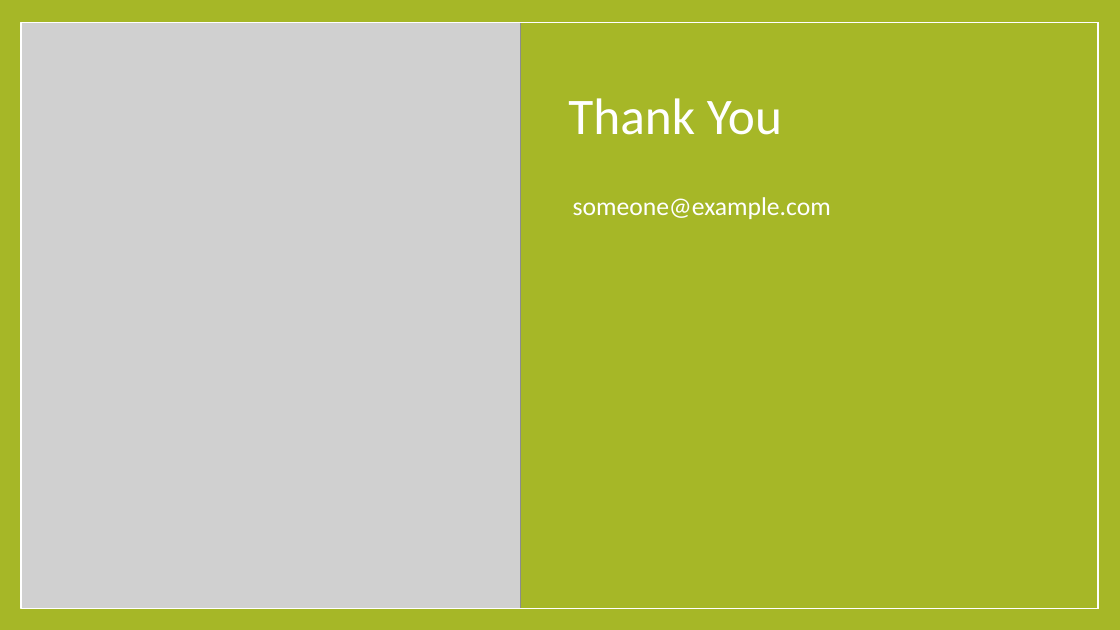
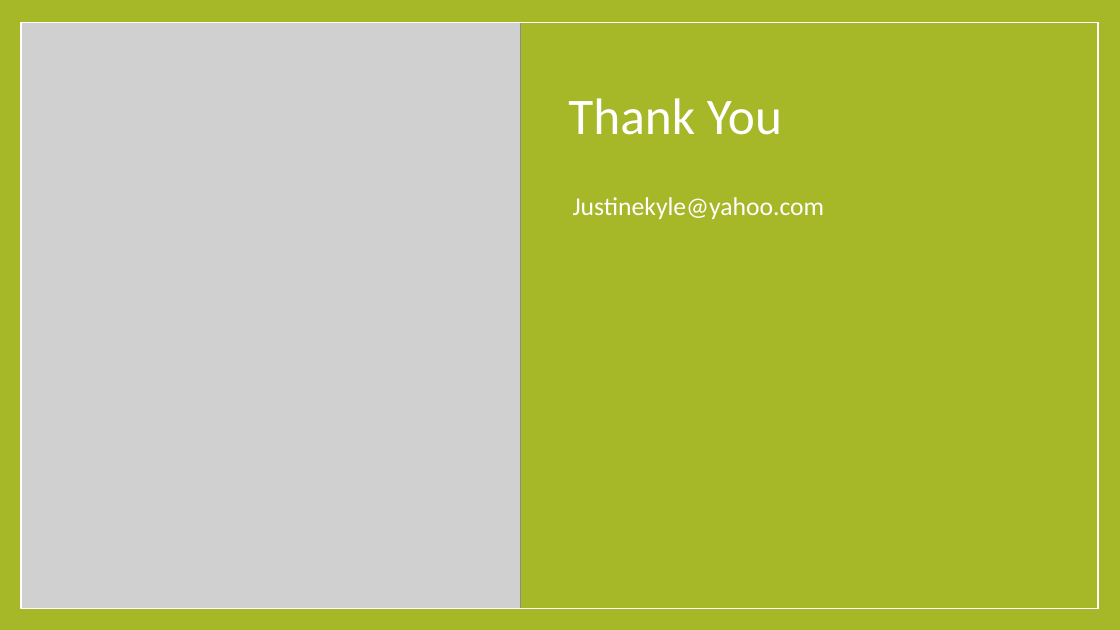
Before and after one commit to justinekyle123/My_powerpoint, a slide deck: slide 5 of Necesario.PPT.pptx. Drawn at 1120x630 pixels with LibreOffice and Linux fonts; fonts in the diff are those of the drawing; grey boxes stand for pictures. Boxes give left, top, right and bottom in pixels: in the first picture for what was removed or moved away, otherwise in the second. Text is boxed around its words. In the diff, an @@ line names an element or a change of style, - is before the commit and + after.

```diff
--- a/Necesario.PPT.pptx
+++ b/Necesario.PPT.pptx
@@ text at (573, 197, 825, 219): text changed @@
-someone@example.com
+Justinekyle@yahoo.com
```
Also in this commit, not shown: 1 slide added, 1 slide removed.
